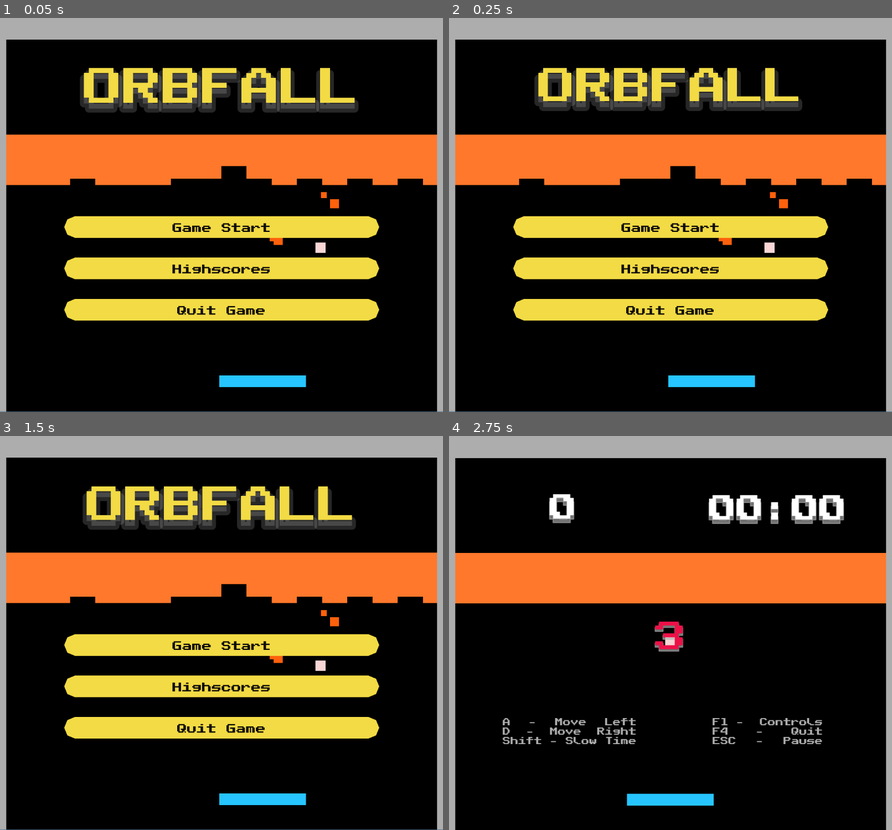
Above: before the commit, frames 1-4 (two rows, left to right).
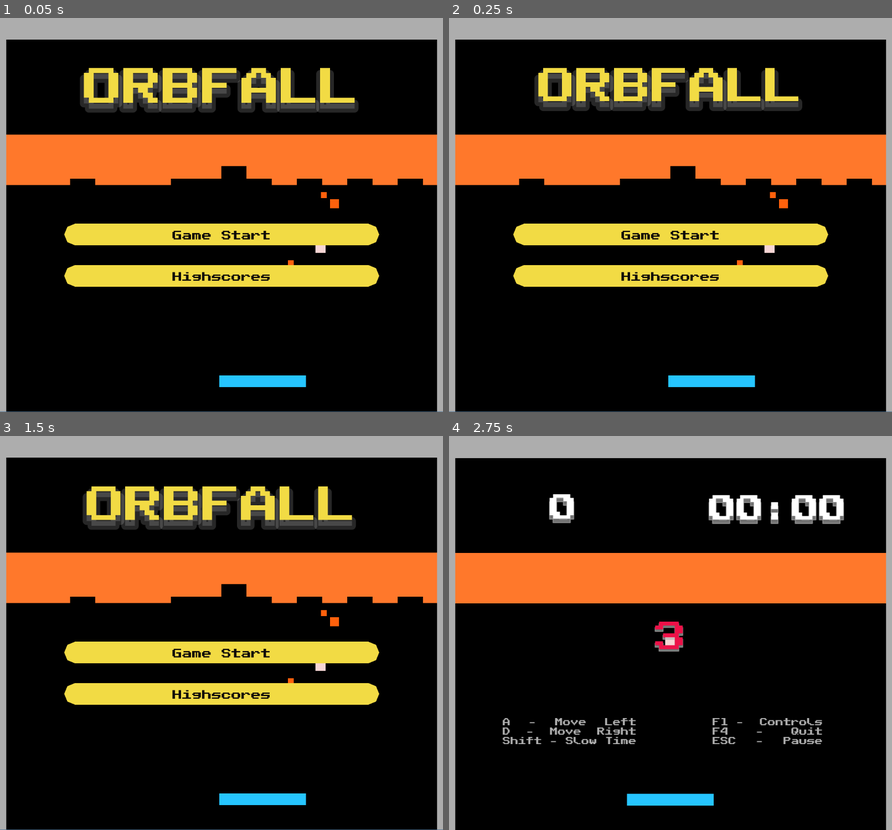
Above: after the commit, the same moments.

Repository: KeiGar/OrbFall
Game: Godot game, scene res://scenes/menus/main_menu_controls.tscn
Same seed, same stepped clock (60 frames per second), same inputs: the game is played once before the commit and once after it.
Inputs:
- Up to frame 1 (0.05 s): no input
- Up to frame 2 (0.25 s): no input
- Up to frame 3 (1.5 s): click "Highscores" at 0.5 s; click "Return" at 1.25 s
- Up to frame 4 (2.75 s): click "Game Start" at 2 s

The runs differ from the first frame. In frame 1, 10% of the frame differs, in the area x 14-86%, y 50-77%; in frame 2, 10%; in frame 3, 10%; in frame 4, nothing differs.

Commit message:
removed quit game  functionality

Diff:
--- a/project.godot
+++ b/project.godot
@@ -8,11 +8,15 @@
 
 config_version=5
 
+[animation]
+
+compatibility/default_parent_skeleton_in_mesh_instance_3d=true
+
 [application]
 
 config/name="OrbFall"
 run/main_scene="uid://b3ceglkuwrcgy"
-config/features=PackedStringArray("4.5", "Forward Plus")
+config/features=PackedStringArray("4.6", "Forward Plus")
 
 [autoload]
 
--- a/scenes/game_assets/ball.tscn
+++ b/scenes/game_assets/ball.tscn
@@ -10,29 +10,29 @@
 scale_max = 25.0
 color = Color(0.8784314, 0.8784314, 0.8784314, 0.3372549)
 
-[node name="Ball" type="CharacterBody2D"]
+[node name="Ball" type="CharacterBody2D" unique_id=1933291483]
 motion_mode = 1
 script = ExtResource("1_7s4qf")
 
-[node name="GPUParticles2D" type="GPUParticles2D" parent="."]
+[node name="GPUParticles2D" type="GPUParticles2D" parent="." unique_id=1223979791]
 amount = 3
 lifetime = 0.05
 process_material = SubResource("ParticleProcessMaterial_yvfo8")
 
-[node name="CollisionPolygon2D" type="CollisionPolygon2D" parent="."]
+[node name="CollisionPolygon2D" type="CollisionPolygon2D" parent="." unique_id=769085469]
 visible = false
 position = Vector2(-4.68981, -4.68981)
 scale = Vector2(9.86149, 9.86149)
 polygon = PackedVector2Array(-0.84269, -0.84269, 1.79383, -0.84269, 1.79383, 1.79383, -0.84269, 1.79383)
 
-[node name="Polygon2D" type="Polygon2D" parent="."]
+[node name="Polygon2D" type="Polygon2D" parent="." unique_id=1104864969]
 color = Color(0.97206455, 0.8429974, 0.83699393, 1)
 polygon = PackedVector2Array(-13, -13, 13, -13, 13, 13, -13, 13)
 
-[node name="SpeedUpTimer" type="Timer" parent="."]
+[node name="SpeedUpTimer" type="Timer" parent="." unique_id=1541984322]
 one_shot = true
 
-[node name="AudioStreamPlayer" type="AudioStreamPlayer" parent="."]
+[node name="AudioStreamPlayer" type="AudioStreamPlayer" parent="." unique_id=1706503475]
 stream = ExtResource("2_u58ax")
 volume_db = -6.73
 pitch_scale = 2.0
--- a/scenes/game_assets/game.tscn
+++ b/scenes/game_assets/game.tscn
@@ -89,38 +89,38 @@
 &"camera_zoom_out": SubResource("Animation_po76p")
 }
 
-[node name="Game" type="Node2D"]
+[node name="Game" type="Node2D" unique_id=1711768622]
 script = ExtResource("1_lbhrr")
 
-[node name="GameTimer" type="Node2D" parent="."]
+[node name="GameTimer" type="Node2D" parent="." unique_id=1060188164]
 script = ExtResource("2_iywne")
 
-[node name="Game_Start_Timer" type="Timer" parent="GameTimer"]
+[node name="Game_Start_Timer" type="Timer" parent="GameTimer" unique_id=296882935]
 wait_time = 3.0
 one_shot = true
 
-[node name="BoxContainer" type="BoxContainer" parent="GameTimer/Game_Start_Timer"]
+[node name="BoxContainer" type="BoxContainer" parent="GameTimer/Game_Start_Timer" unique_id=1044865038]
 offset_left = -544.0
 offset_top = -96.0
 offset_right = 546.0
 offset_bottom = 57.0
 alignment = 1
 
-[node name="TimerDisplay" type="Label" parent="GameTimer/Game_Start_Timer/BoxContainer"]
+[node name="TimerDisplay" type="Label" parent="GameTimer/Game_Start_Timer/BoxContainer" unique_id=963568416]
 layout_mode = 2
 label_settings = SubResource("LabelSettings_p57ef")
 horizontal_alignment = 1
 vertical_alignment = 1
 script = SubResource("GDScript_lbhrr")
 
-[node name="Camera2D" type="Camera2D" parent="."]
+[node name="Camera2D" type="Camera2D" parent="." unique_id=833206662]
 position = Vector2(0, -21)
 position_smoothing_enabled = true
 position_smoothing_speed = 25.0
 
-[node name="LevelScenes" parent="." instance=ExtResource("3_dqskq")]
+[node name="LevelScenes" parent="." unique_id=1546718921 instance=ExtResource("3_dqskq")]
 
-[node name="ScoreLabel" type="Label" parent="."]
+[node name="ScoreLabel" type="Label" parent="." unique_id=378867426]
 offset_left = -544.0
 offset_top = -465.0
 offset_bottom = -226.0
@@ -129,20 +129,20 @@
 horizontal_alignment = 1
 vertical_alignment = 1
 
-[node name="Menus" type="Node2D" parent="."]
+[node name="Menus" type="Node2D" parent="." unique_id=807262901]
 
-[node name="GameOverScreen" parent="Menus" instance=ExtResource("7_po76p")]
+[node name="GameOverScreen" parent="Menus" unique_id=1737879978 instance=ExtResource("7_po76p")]
 visible = false
 offset_top = -106.0
 offset_bottom = 106.0
 alignment = 1
 
-[node name="PauseMenu" parent="Menus" instance=ExtResource("7_u5sy4")]
+[node name="PauseMenu" parent="Menus" unique_id=628286846 instance=ExtResource("7_u5sy4")]
 visible = false
 
-[node name="PostEffects" type="Node2D" parent="."]
+[node name="PostEffects" type="Node2D" parent="." unique_id=1786637758]
 
-[node name="VigneteEffect" type="TextureRect" parent="PostEffects"]
+[node name="VigneteEffect" type="TextureRect" parent="PostEffects" unique_id=523853022]
 visible = false
 offset_left = -631.317
 offset_top = -523.0
@@ -151,13 +151,11 @@
 size_flags_horizontal = 4
 texture = SubResource("GradientTexture2D_t70e6")
 
-[node name="AnimationPlayer" type="AnimationPlayer" parent="PostEffects"]
-libraries = {
-&"": SubResource("AnimationLibrary_t70e6")
-}
+[node name="AnimationPlayer" type="AnimationPlayer" parent="PostEffects" unique_id=983306347]
+libraries/ = SubResource("AnimationLibrary_t70e6")
 speed_scale = 3.874
 
-[node name="HUDGameControls" parent="." instance=ExtResource("7_t70e6")]
+[node name="HUDGameControls" parent="." unique_id=1004892717 instance=ExtResource("7_t70e6")]
 anchors_preset = 0
 anchor_right = 0.0
 anchor_bottom = 0.0
@@ -168,7 +166,7 @@
 size_flags_horizontal = 8
 size_flags_vertical = 8
 
-[node name="AudioStreamPlayer" type="AudioStreamPlayer" parent="."]
+[node name="AudioStreamPlayer" type="AudioStreamPlayer" parent="." unique_id=1936002160]
 stream = ExtResource("4_po76p")
 volume_db = -4.894
 pitch_scale = 0.25
--- a/scenes/menus/main_menu_controls.tscn
+++ b/scenes/menus/main_menu_controls.tscn
@@ -49,7 +49,7 @@
 &"game_title_animation": SubResource("Animation_3dbro")
 }
 
-[node name="MainMenuControls" type="Control"]
+[node name="MainMenuControls" type="Control" unique_id=1051970238]
 layout_mode = 3
 anchors_preset = 8
 anchor_left = 0.5
@@ -67,7 +67,7 @@
 theme = ExtResource("1_3dbro")
 script = ExtResource("1_8chms")
 
-[node name="TextureRect" type="TextureRect" parent="."]
+[node name="TextureRect" type="TextureRect" parent="." unique_id=1612688934]
 layout_mode = 1
 anchors_preset = 15
 anchor_right = 1.0
@@ -76,7 +76,7 @@
 grow_vertical = 2
 texture = ExtResource("3_3dbro")
 
-[node name="Game_Title" type="Label" parent="."]
+[node name="Game_Title" type="Label" parent="." unique_id=1223095137]
 layout_mode = 1
 anchors_preset = 5
 anchor_left = 0.5
@@ -91,7 +91,7 @@
 label_settings = SubResource("LabelSettings_8chms")
 horizontal_alignment = 1
 
-[node name="VBoxContainer" type="VBoxContainer" parent="."]
+[node name="VBoxContainer" type="VBoxContainer" parent="." unique_id=134901587]
 layout_mode = 1
 anchors_preset = -1
 anchor_left = 0.5
@@ -99,37 +99,29 @@
 anchor_right = 0.5
 anchor_bottom = 0.5
 offset_left = -400.0
-offset_top = 2.5
+offset_top = 21.5
 offset_right = 400.0
-offset_bottom = 267.5
+offset_bottom = 286.5
 grow_horizontal = 2
 grow_vertical = 2
 theme_override_constants/separation = 50
 
-[node name="Btn_Start" type="Button" parent="VBoxContainer"]
+[node name="Btn_Start" type="Button" parent="VBoxContainer" unique_id=1453963222]
 layout_mode = 2
 size_flags_vertical = 4
 text = "Game Start"
 
-[node name="Btn_Highscores" type="Button" parent="VBoxContainer"]
+[node name="Btn_Highscores" type="Button" parent="VBoxContainer" unique_id=981108299]
 layout_mode = 2
 size_flags_vertical = 4
 text = "Highscores"
 
-[node name="Btn_QuitGame" type="Button" parent="VBoxContainer"]
-layout_mode = 2
-size_flags_vertical = 4
-text = "Quit Game"
-
-[node name="GameTitleAnimationPlayer" type="AnimationPlayer" parent="."]
+[node name="GameTitleAnimationPlayer" type="AnimationPlayer" parent="." unique_id=340685571]
 root_node = NodePath("../Game_Title")
-libraries = {
-&"": SubResource("AnimationLibrary_opfvd")
-}
+libraries/ = SubResource("AnimationLibrary_opfvd")
 speed_scale = 1.071
 movie_quit_on_finish = true
 
 [connection signal="pressed" from="VBoxContainer/Btn_Start" to="." method="_on_btn_start_pressed"]
 [connection signal="pressed" from="VBoxContainer/Btn_Start" to="VBoxContainer/Btn_Start" method="_on_pressed"]
 [connection signal="pressed" from="VBoxContainer/Btn_Highscores" to="." method="_on_btn_highscores_pressed"]
-[connection signal="pressed" from="VBoxContainer/Btn_QuitGame" to="." method="_on_btn_quit_game_pressed"]
--- a/scripts/game_assets/game.gd
+++ b/scripts/game_assets/game.gd
@@ -47,8 +47,6 @@
 func readUserInput_GeneralControls() -> void:
 	if Input.is_action_just_released("toggle_hud"):
 		hud_game_controls.visible = not hud_game_controls.visible
-	if Input.is_action_pressed("quit_game"):
-		get_tree().quit(0)
 
 func readUserInput_GameControls() -> void:
 	if Input.is_action_just_pressed("slow_down_time"):
--- a/scripts/menus/main_menu_controls.gd
+++ b/scripts/menus/main_menu_controls.gd
@@ -6,12 +6,9 @@
 func _ready() -> void:
 	game_title_animation_player.play("game_title_animation")
 
-
 func _on_btn_start_pressed() -> void:
 	get_tree().change_scene_to_packed(GAME)
 
-func _on_btn_quit_game_pressed() -> void:
-	get_tree().quit(0)
 
 func _on_btn_highscores_pressed() -> void:
 	get_tree().change_scene_to_packed(HIGHSCORE_MENU)
Not shown: 1 places in scenes/game_assets/ball.tscn that only renumber resources
Not shown: 2 places in scenes/game_assets/game.tscn that only renumber resources
Not shown: 1 places in scenes/menus/main_menu_controls.tscn that only renumber resources
Not shown: 1 places in styles/main_menu/style_main_menu.tres that only renumber resources
